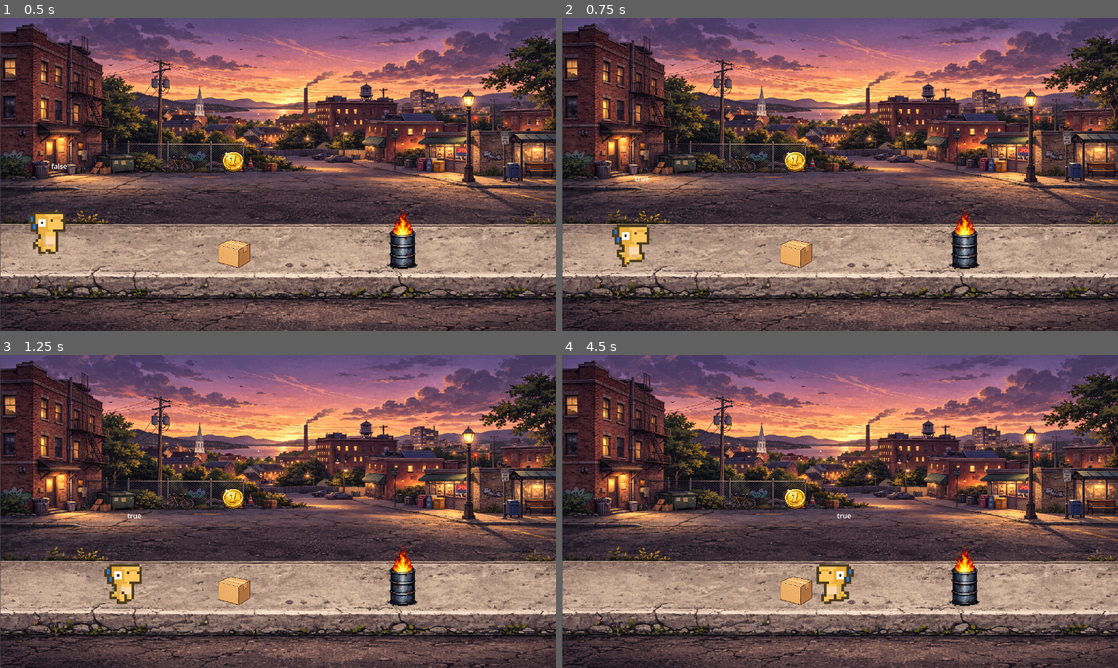
Above: before the commit, frames 1-4 (two rows, left to right).
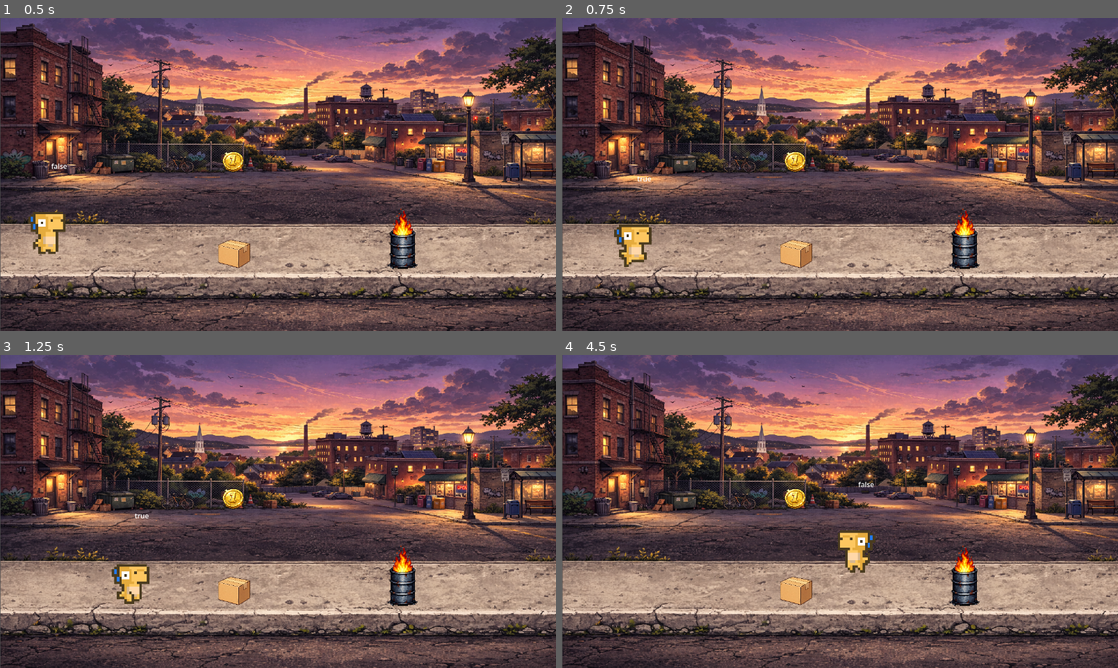
Above: after the commit, the same moments.

Repository: CCV-JamesNye/Game-Programming
Game: Godot game, scene res://Skater_Scroller.tscn
The game is run twice, just before and just after one commit, with the same random seed, the same clock (stepped at 60 frames per second) and the same inputs.
Inputs:
- Up to frame 1 (0.5 s): no input
- Up to frame 2 (0.75 s): hold D (move_right) from 0.53 s (still down); hold Space (jump) from 0.53 s (still down)
- Up to frame 3 (1.25 s): keep holding D (move_right); keep holding Space (jump)
- Up to frame 4 (4.5 s): release Space (jump) at 1.28 s; tap Space (jump) at 1.35, 1.52, 1.82, 2.85, 3.02, 3.32, 4.35 s; release D (move_right) at 2.03 s; hold A (move_left) 2.03-2.78 s; hold Space (jump) 2.03-2.78 s; hold D (move_right) 2.78-4.28 s; hold Space (jump) 3.53-4.28 s; hold A (move_left) from 4.28 s (still down)

Frame 1 is identical in both runs. In frame 2, 0.4% of the frame differs, in the area x 9-17%, y 50-80%; in frame 3, 0.7%; in frame 4, 1.3%, in the area x 45-57%, y 40-80%.

Commit message:
jump fix
fixed code per professor instruction and adjusted the collisionshape for the hazard

Diff:
--- a/player-controller-prototype/Scripts/skater-character-body.gd
+++ b/player-controller-prototype/Scripts/skater-character-body.gd
@@ -1,9 +1,7 @@
 extends CharacterBody2D
 
 @onready var state_label: Label = $StateLabel
-
-#Speed
-@export var speed : float = 250
+@export var speed : float = 275
 @export var gravity : float = 980.0
 @export var jump_force : float = -400
 @onready var animated_sprite_2d: AnimatedSprite2D = $AnimatedSprite2D
@@ -36,8 +34,6 @@
 
 	if jumping:
 		animated_sprite_2d.play("jump")
-		if is_on_floor():
-				jumping = false
 
 	elif direction != Vector2.ZERO:
 		animated_sprite_2d.play("run")
@@ -54,6 +50,9 @@
 	velocity.x = direction.normalized().x * speed
 	move_and_slide()
 
+	if is_on_floor() and jumping:
+		jumping = false
+
 func _unhandled_input(event: InputEvent) -> void:
 	if event.is_action_pressed("jump") and is_on_floor():
 		velocity.y = jump_force
--- a/player-controller-prototype/Skater_Scroller.tscn
+++ b/player-controller-prototype/Skater_Scroller.tscn
@@ -13,7 +13,7 @@
 [sub_resource type="WorldBoundaryShape2D" id="WorldBoundaryShape2D_u302n"]
 
 [sub_resource type="CapsuleShape2D" id="CapsuleShape2D_fvdt0"]
-radius = 33.0
+radius = 37.0
 height = 138.0
 
 [sub_resource type="RectangleShape2D" id="RectangleShape2D_24lg5"]
@@ -152,7 +152,7 @@
 script = ExtResource("1_1q155")
 
 [node name="CollisionShape2D" type="CollisionShape2D" parent="BarrelFireHazard" unique_id=417055943]
-position = Vector2(0, -14)
+position = Vector2(0, -22)
 shape = SubResource("CapsuleShape2D_fvdt0")
 
 [node name="FireBarrel" type="StaticBody2D" parent="." unique_id=1549635379]
